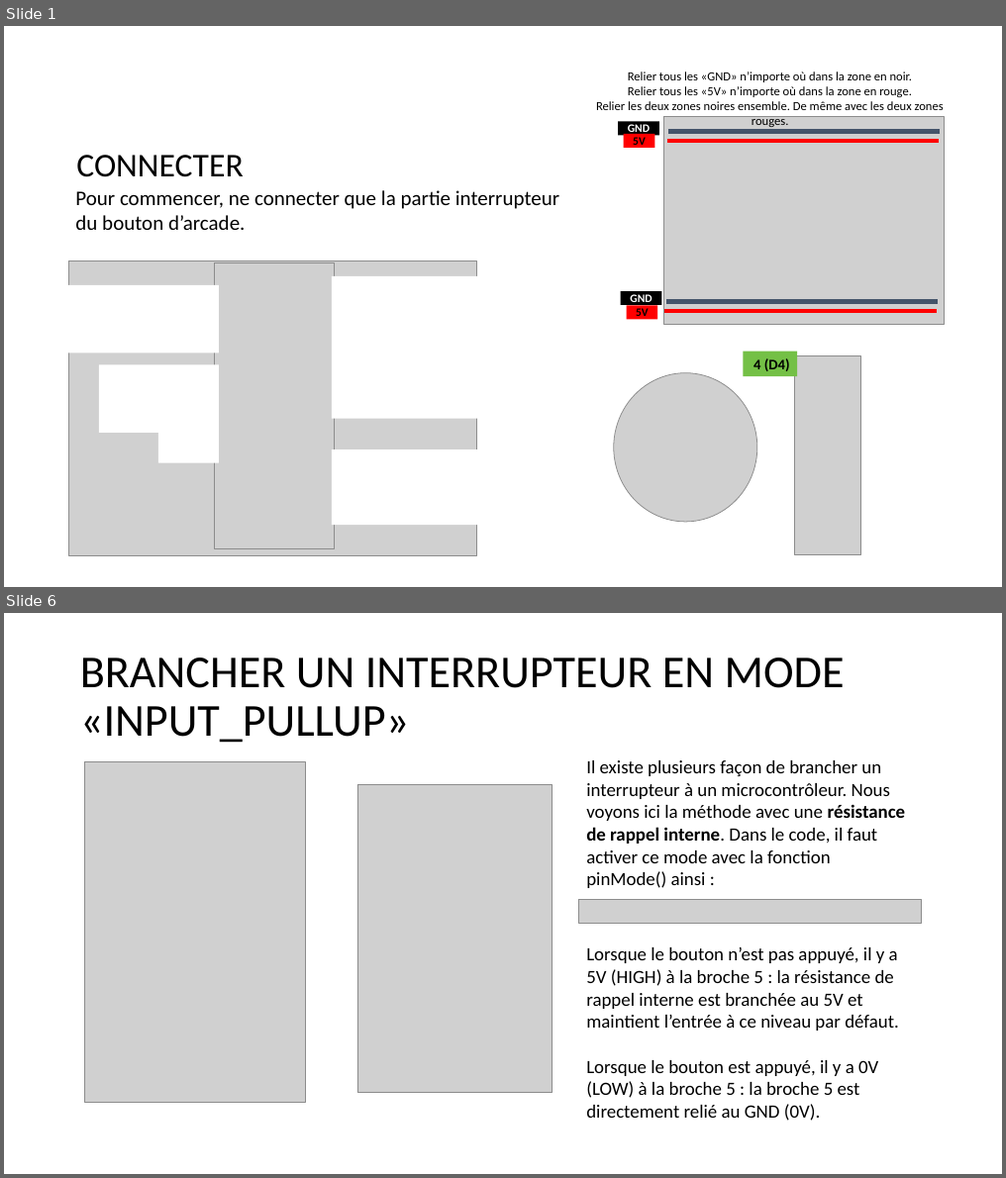
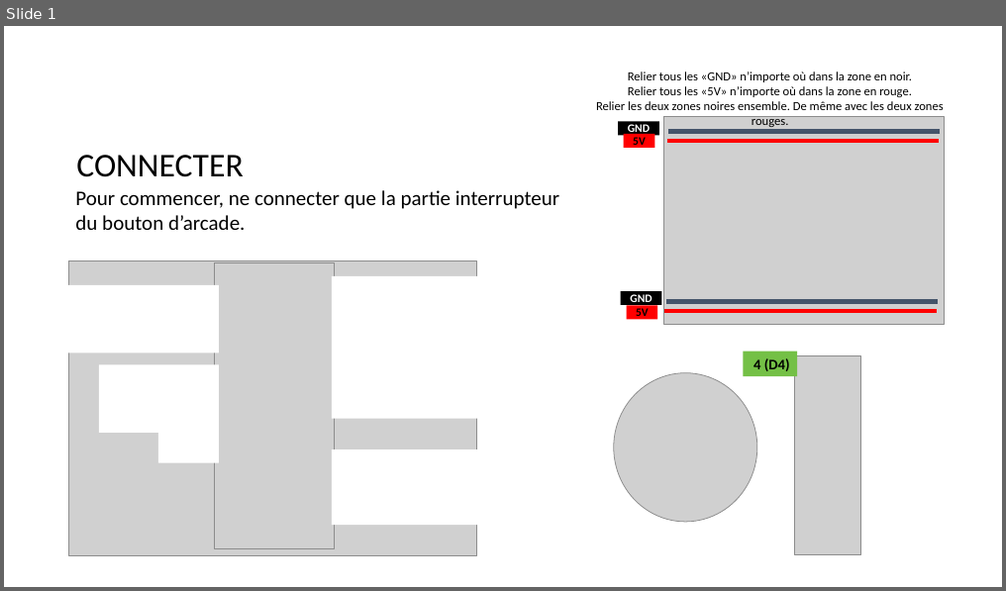
Before and after one commit to tim-montmorency/rel-electro-immersif, a slide deck: rel-electro-immersif-originals/interrupteur.pptx. Shown one above the other, each under a label of ours: slides 1 and 6 before the commit, slide 1 after it; the slides between them are not shown. The pictures are 1006x1178 and 1006x591 pixels, drawn with LibreOffice and Linux fonts; fonts in the diff are those of the drawing; grey boxes stand for pictures. Boxes give left, top, right and bottom in pixels: in the first picture for what was removed or moved away, otherwise in the second. Text is boxed around its words. In the diff, an @@ line names an element or a change of style, - is before the commit and + after.

```diff
--- a/rel-electro-immersif-originals/interrupteur.pptx
+++ b/rel-electro-immersif-originals/interrupteur.pptx
@@ slide 6 removed at box(4, 613, 1002, 1174), background #FFFFFF @@
@@ title removed at box(80, 658, 845, 743) @@
-BRANCHER UN INTERRUPTEUR EN MODE «INPUT_PULLUP»
@@ text removed at box(586, 761, 906, 888) @@
-Il existe plusieurs façon de brancher un interrupteur à un microcontrôleur. Nous voyons ici la méthode avec une résistance de rappel interne. Dans le code, il faut activer ce mode avec la fonction pinMode() ainsi :
@@ picture removed at box(84, 762, 306, 1103) @@
@@ picture removed at box(357, 785, 552, 1093) @@
@@ picture removed at box(579, 900, 922, 924) @@
@@ text removed at box(586, 948, 899, 1121) @@
-Lorsque le bouton n’est pas appuyé, il y a 5V (HIGH) à la broche 5 : la résistance de rappel interne est branchée au 5V et maintient l’entrée à ce niveau par défaut.
-Lorsque le bouton est appuyé, il y a 0V (LOW) à la broche 5 : la broche 5 est directement relié au GND (0V).
```
Also in this commit, not shown: 8 other slides removed, 45 other files.
